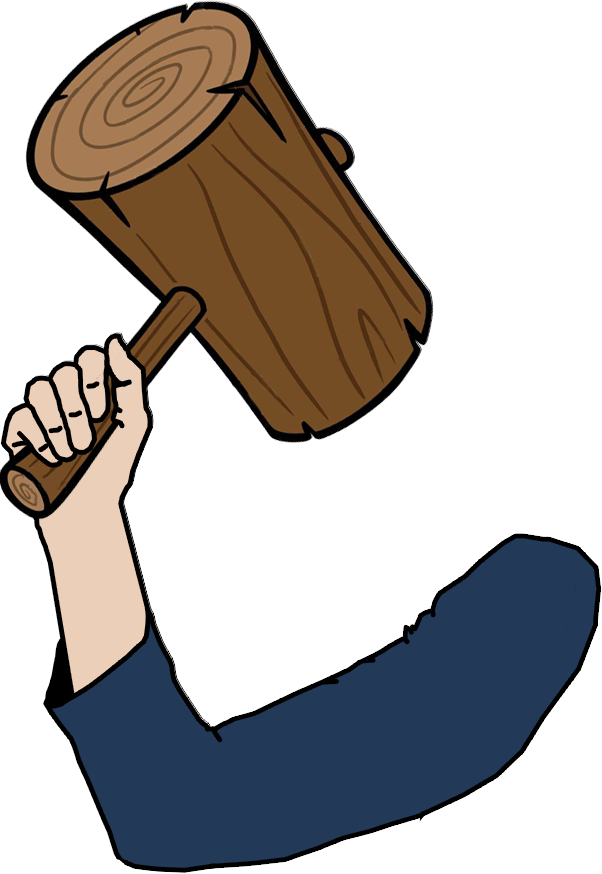
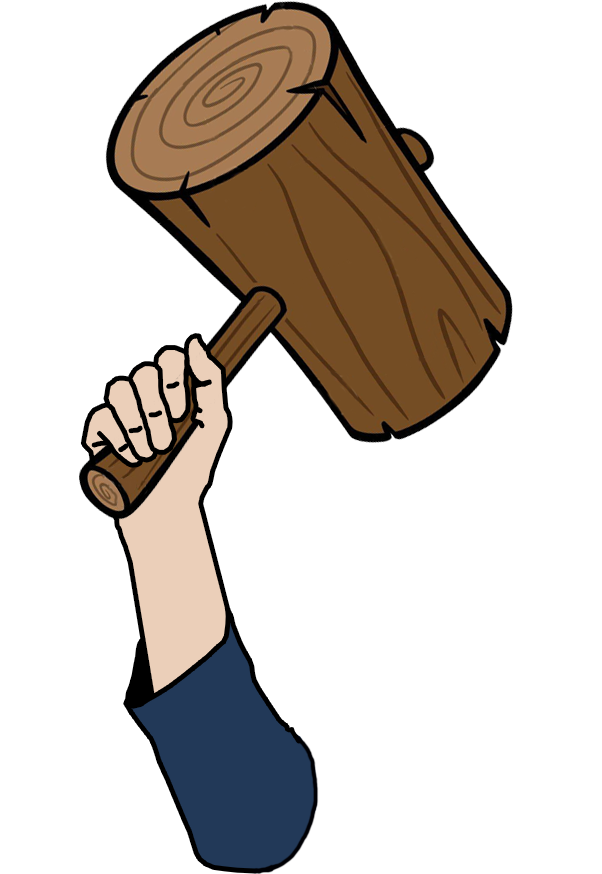
Before/after of a 602 × 874 layered artwork. What changed in the layer stack:
hid "Layer 7" over (0, 0, 433, 860)
hid "Layer 9" over (0, 0, 602, 873)
added layer "Layer 10" above "Layer 4" over (79, 0, 513, 874)
